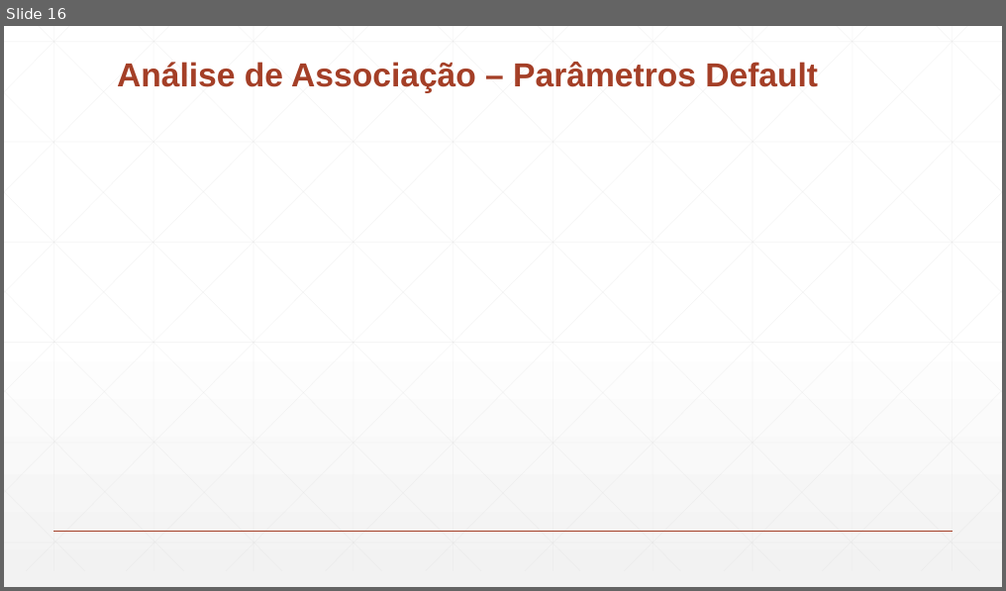
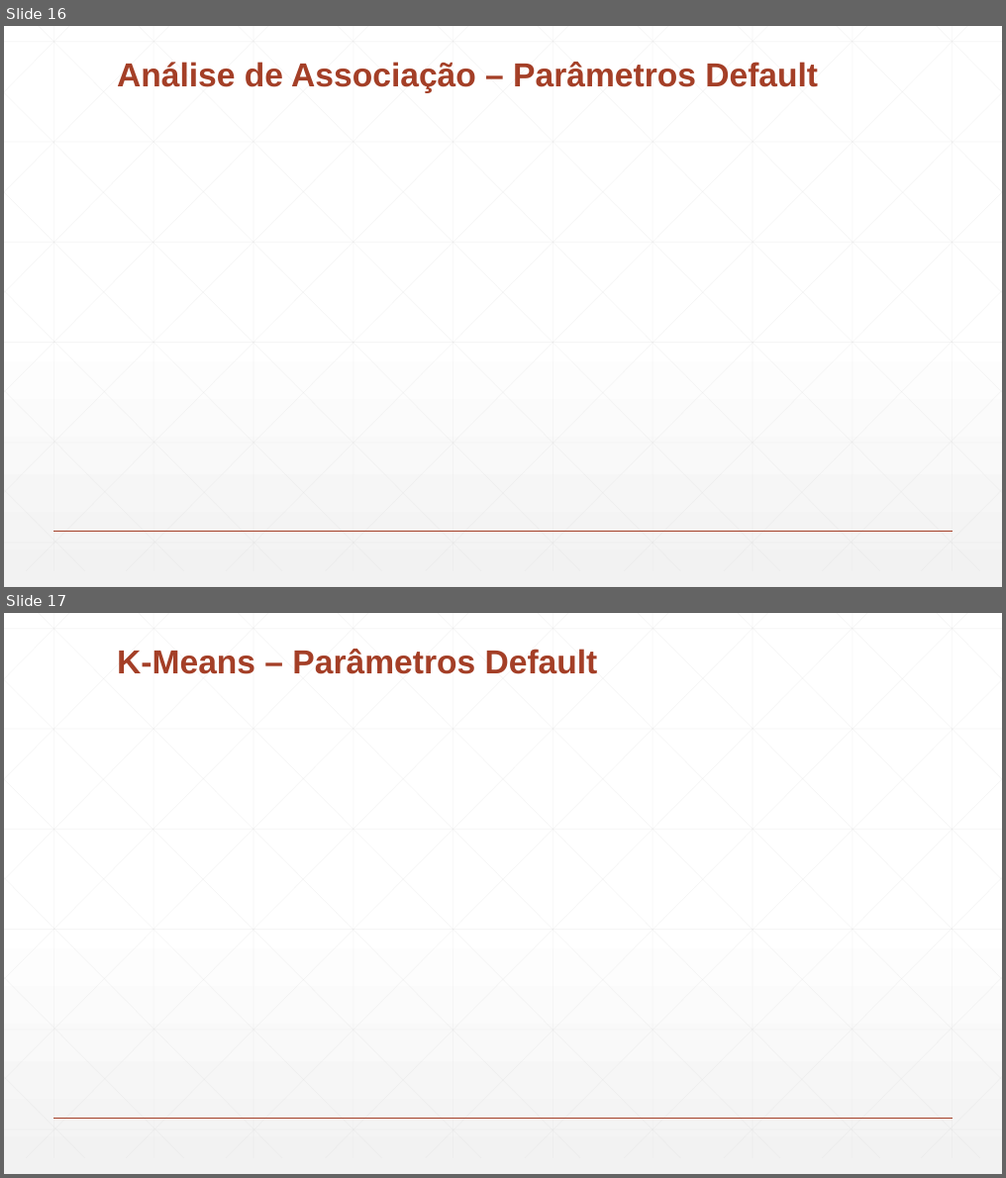
Before and after one commit to Paulitchos/SI_2_TP, a slide deck: Parte_2/DataMining.pptx. Shown one above the other, each under a label of ours: slide 16 before the commit, slides 16 and 17 after it. The pictures are 1006x591 and 1006x1178 pixels, drawn with LibreOffice and Linux fonts; fonts in the diff are those of the drawing. Boxes give left, top, right and bottom in pixels: in the first picture for what was removed or moved away, otherwise in the second. Text is boxed around its words. In the diff, an @@ line names an element or a change of style, - is before the commit and + after.

Commit message:
Algumas alterações

```diff
--- a/Parte_2/DataMining.pptx
+++ b/Parte_2/DataMining.pptx
@@ slide 17 added at (x1=4, y1=613, x2=1002, y2=1174), background gradient #FFFFFF to #F2F2F2; not listed: 47 template elements that a slide beside it also shows @@
@@ title added at (x1=117, y1=649, x2=598, y2=674), 32 pt, text #A43F27, bold @@
+K-Means – Parâmetros Default
```
